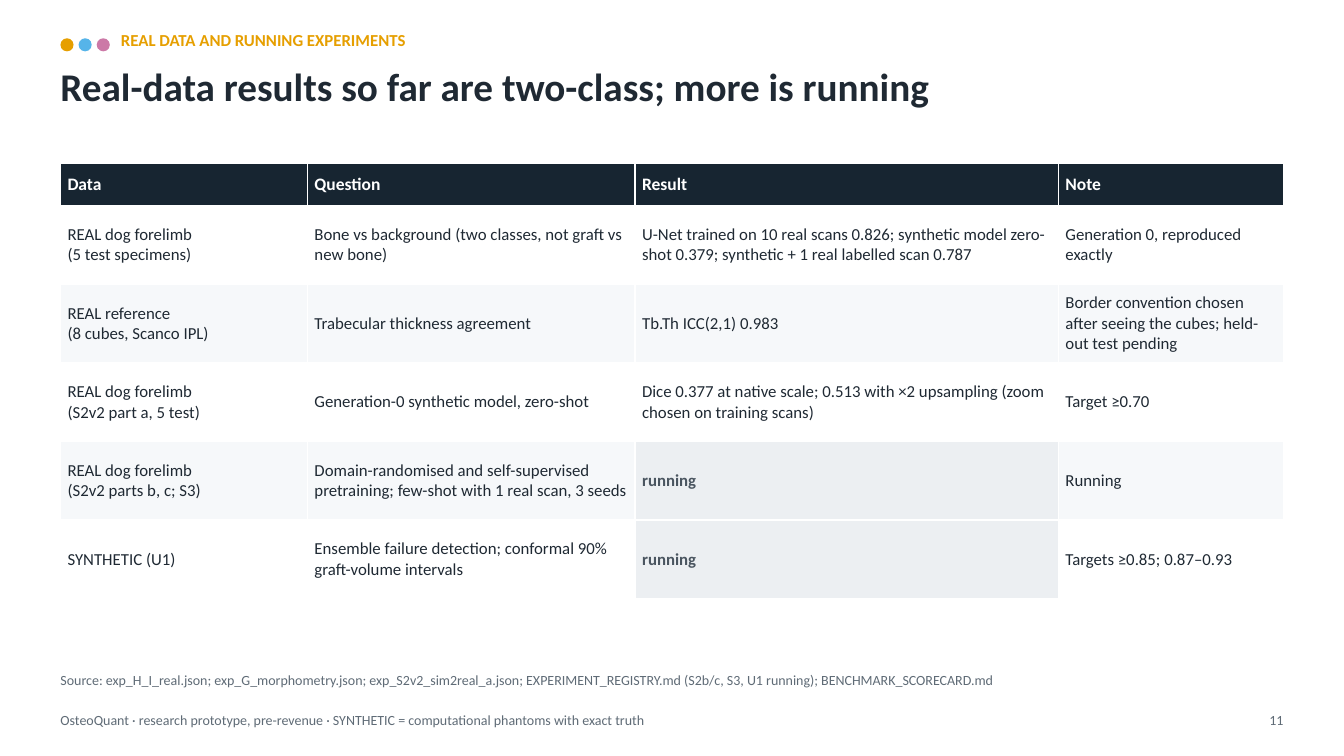
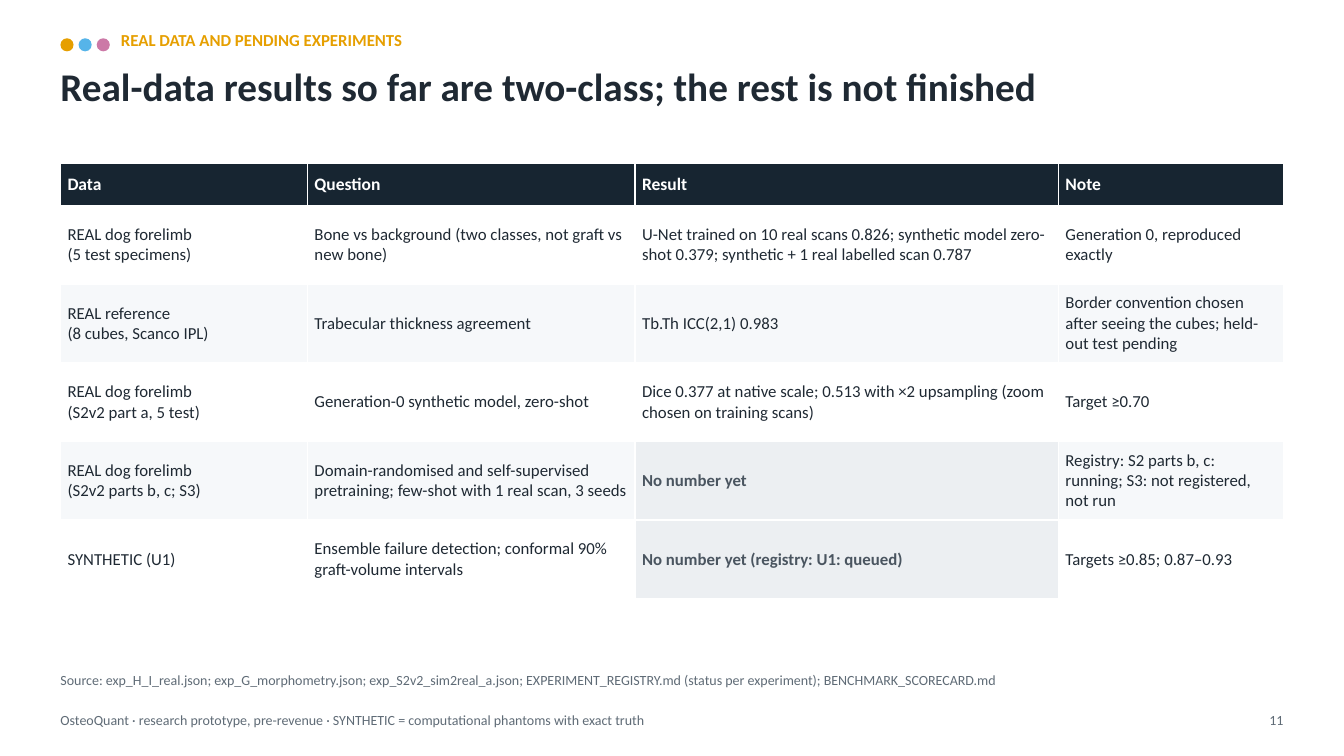
Before and after one commit to arnavhiteshpatel-cloud/playground, a slide deck: slide 11 of investor/OsteoQuant_Investor_Deck.pptx. Drawn at 1344x756 pixels with LibreOffice and Linux fonts; fonts in the diff are those of the drawing. Boxes give left, top, right and bottom in pixels: in the first picture for what was removed or moved away, otherwise in the second. Text is boxed around its words. In the diff, an @@ line names an element or a change of style, - is before the commit and + after.

```diff
--- a/investor/OsteoQuant_Investor_Deck.pptx
+++ b/investor/OsteoQuant_Investor_Deck.pptx
@@ text at (121,35,402,46): text changed @@
-REAL DATA AND RUNNING EXPERIMENTS
+REAL DATA AND PENDING EXPERIMENTS
@@ text at (60,73,1036,106): text changed @@
-Real-data results so far are two-class; more is running
+Real-data results so far are two-class; the rest is not finished
@@ table at (60,163,1284,599) @@
-row 5, column 3: running
+row 5, column 3: No number yet
-row 5, column 4: Running
+row 5, column 4: Registry: S2 parts b, c: running; S3: not registered, not run
-row 6, column 3: running
+row 6, column 3: No number yet (registry: U1: queued)
@@ text at (60,675,996,688): text changed @@
-Source: exp_H_I_real.json; exp_G_morphometry.json; exp_S2v2_sim2real_a.json; EXPERIMENT_REGISTRY.md (S2b/c, S3, U1 running); BENCHMARK_SCORECARD.md
+Source: exp_H_I_real.json; exp_G_morphometry.json; exp_S2v2_sim2real_a.json; EXPERIMENT_REGISTRY.md (status per experiment); BENCHMARK_SCORECARD.md
```
Also in this commit, not shown: 10 other slides changed, 17 other files.
